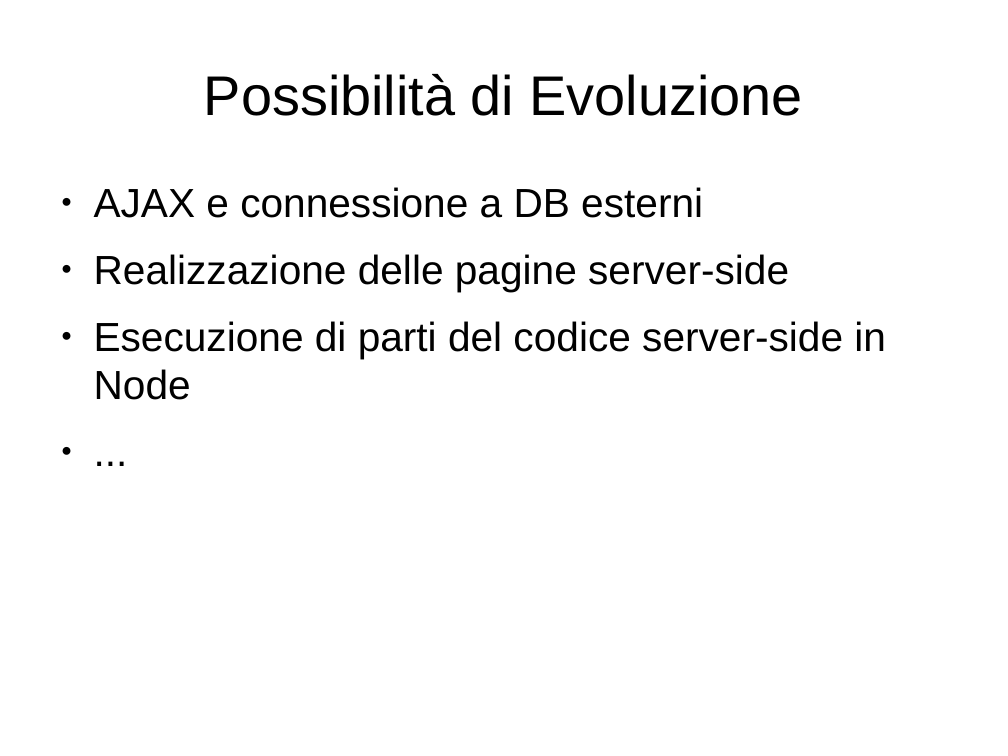
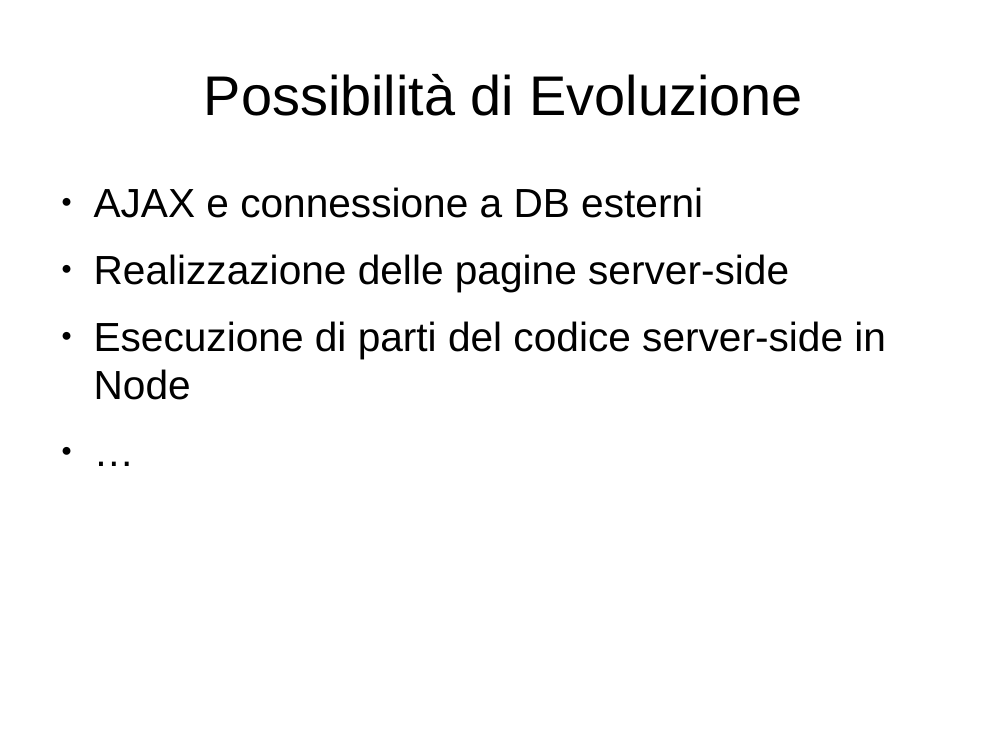
Before and after one commit to UnimibSoftEngCourse1718/progetto-agenda-2-Andy-UNIMIB, a slide deck: slide 13 of doc/Presentazione del Progetto.odp. Drawn at 1008x756 pixels with LibreOffice and Linux fonts; fonts in the diff are those of the drawing. Boxes give left, top, right and bottom in pixels: in the first picture for what was removed or moved away, otherwise in the second. Text is boxed around its words. In the diff, an @@ line names an element or a change of style, - is before the commit and + after.

```diff
--- a/doc/Presentazione del Progetto.odp
+++ b/doc/Presentazione del Progetto.odp
@@ text at (x1=94, y1=187, x2=886, y2=400): text changed @@
-● ...
+● …
```
Also in this commit, not shown: 1 slide added, 6 other files.
